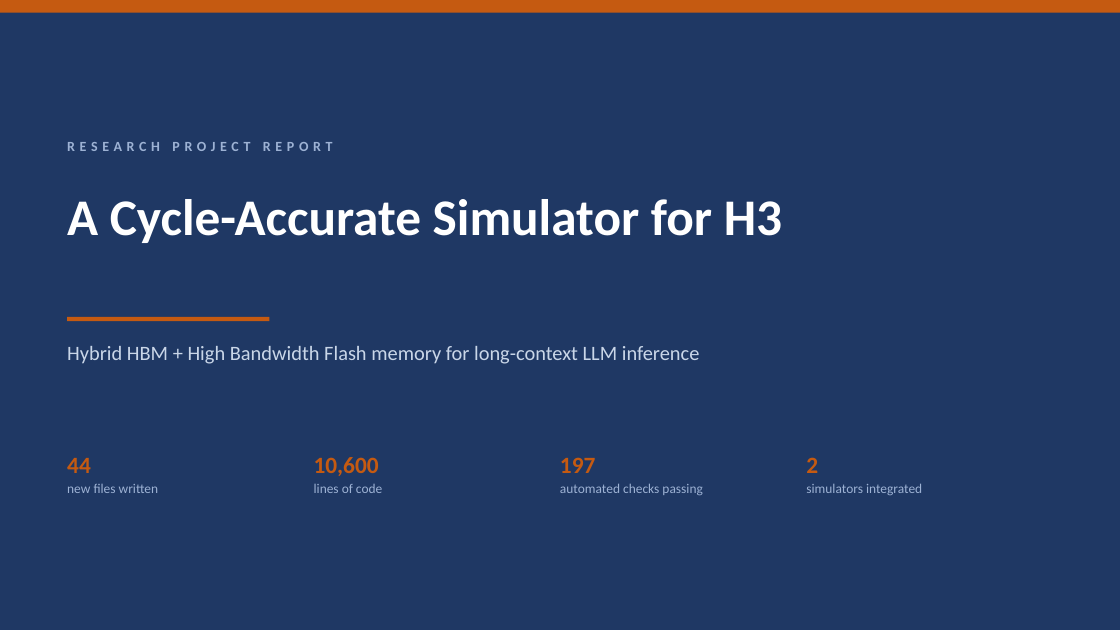
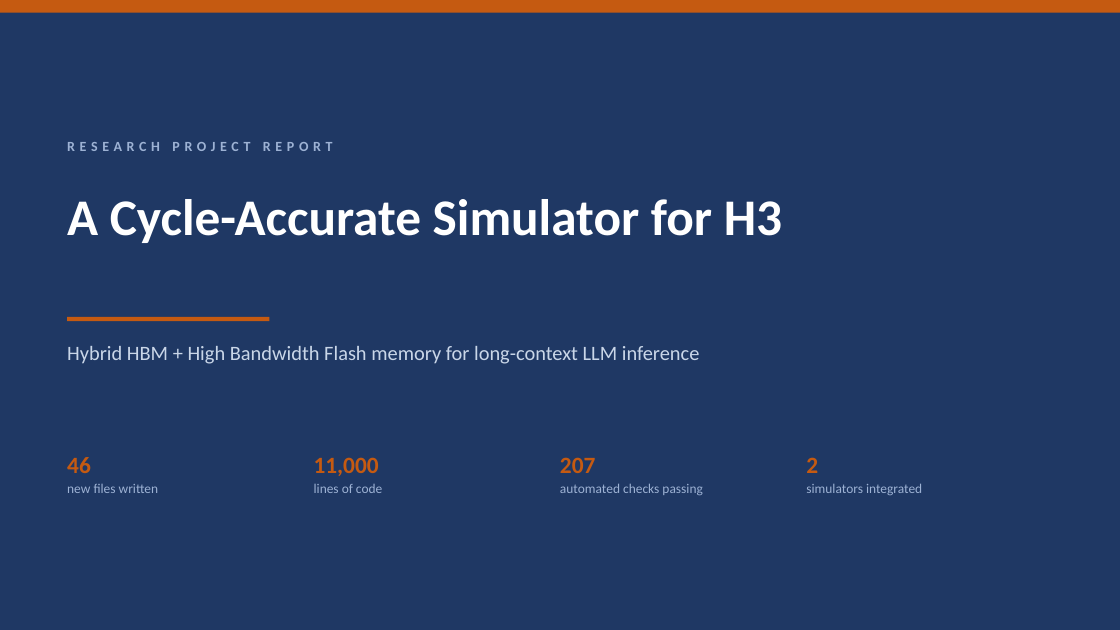
Before and after one commit to Shivanshmittal023/h3-hbf-sim, a slide deck: slide 1 of docs/h3_simulator_presentation.pptx. Drawn at 1120x630 pixels with LibreOffice and Linux fonts; fonts in the diff are those of the drawing. Boxes give left, top, right and bottom in pixels: in the first picture for what was removed or moved away, otherwise in the second. Text is boxed around its words. In the diff, an @@ line names an element or a change of style, - is before the commit and + after.

```diff
--- a/docs/h3_simulator_presentation.pptx
+++ b/docs/h3_simulator_presentation.pptx
@@ text at (67, 457, 91, 473): text changed @@
-44
+46
@@ text at (314, 457, 379, 476): text changed @@
-10,600
+11,000
@@ text at (560, 457, 595, 473): text changed @@
-197
+207
```
Also in this commit, not shown: 8 other slides changed, 4 slides added, 8 other files.
